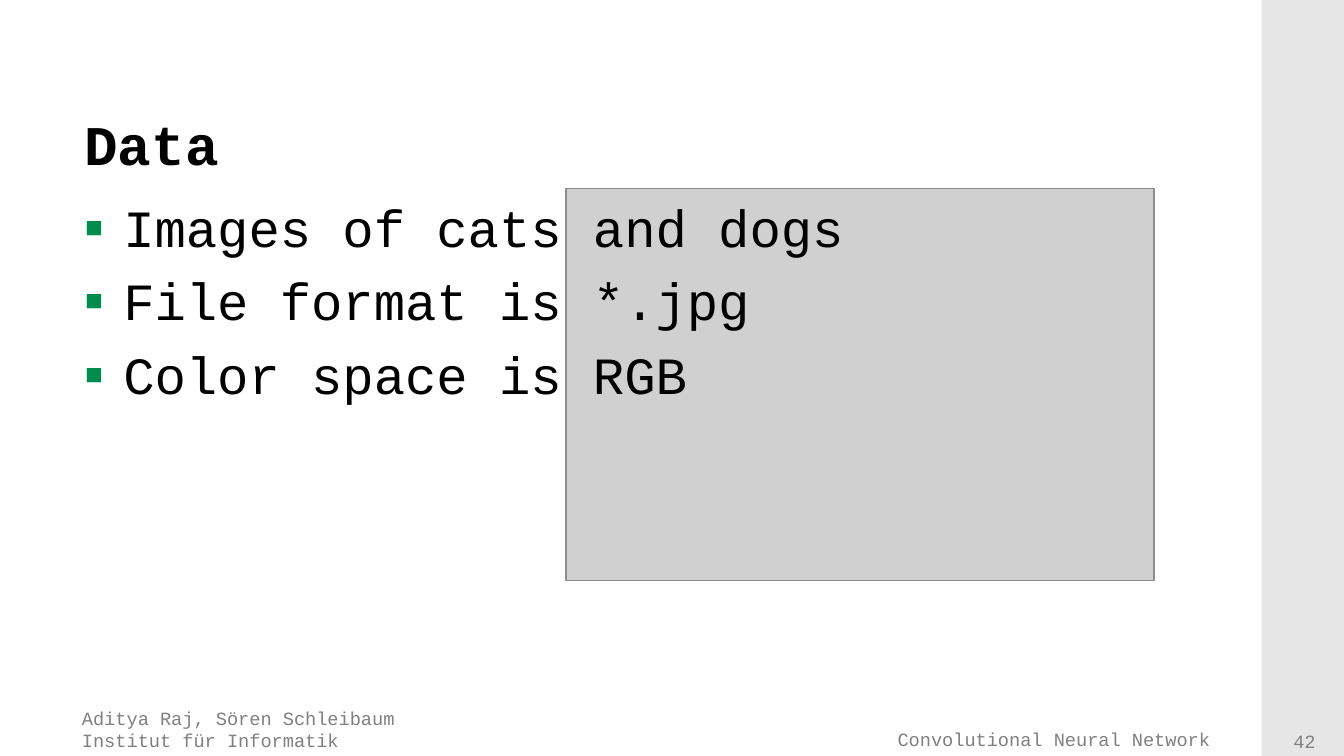
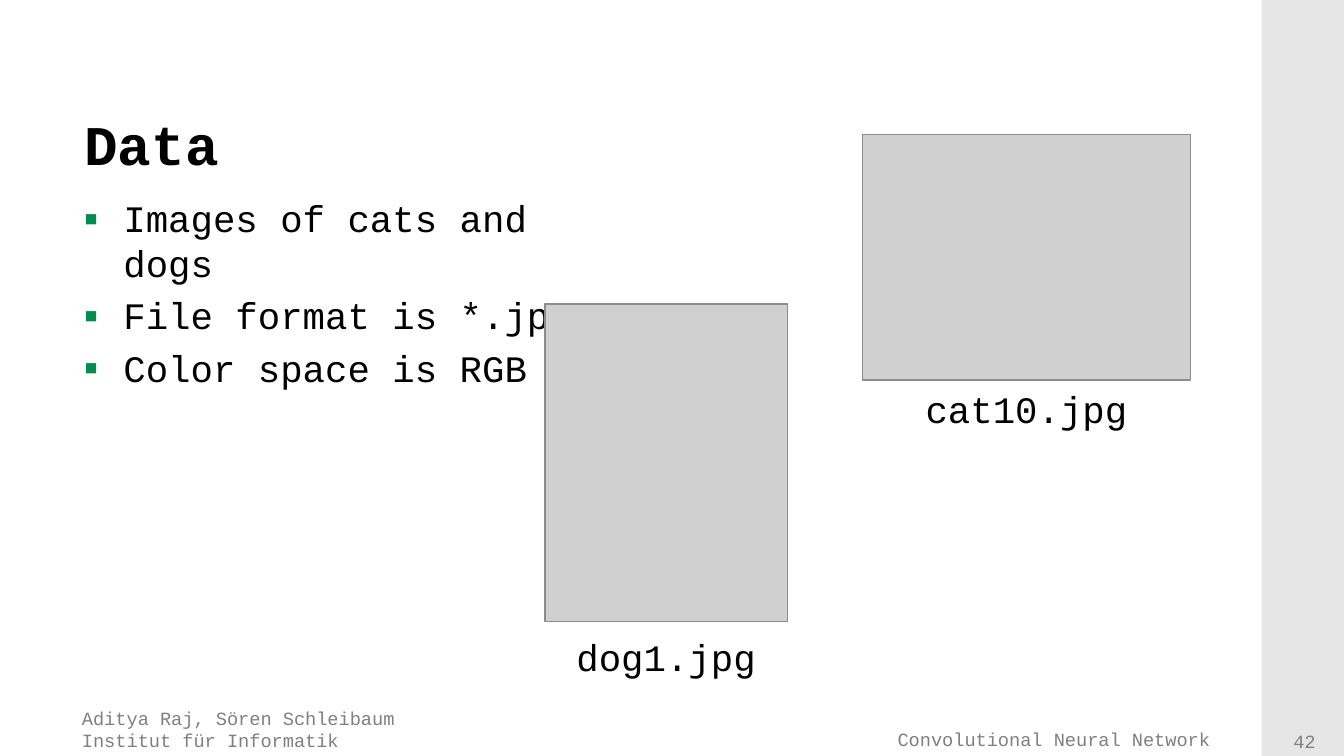
Before and after one commit to adityaraj52/ConvNet, a slide deck: slide 42 of Presentation/Final presentation/Presentation.pptx. Drawn at 1344x756 pixels with LibreOffice and Linux fonts; fonts in the diff are those of the drawing; grey boxes stand for pictures; background and template pictures are left out. Boxes give left, top, right and bottom in pixels: in the first picture for what was removed or moved away, otherwise in the second. Text is boxed around its words. In the diff, an @@ line names an element or a change of style, - is before the commit and + after.

```diff
--- a/Presentation/Final presentation/Presentation.pptx
+++ b/Presentation/Final presentation/Presentation.pptx
@@ picture added at (863,134,1191,380) @@
@@ text "Images of cats and dogs" at (123,206,572,390): size 28 to 20 pt; less space between paragraphs @@
@@ picture removed at (566,188,1154,581) @@
@@ picture added at (546,304,788,621) @@
@@ text added at (926,397,1128,431), 20 pt, text #000000 @@
+cat10.jpg
@@ text added at (576,644,755,679), 20 pt, text #000000 @@
+dog1.jpg
```
Also in this commit, not shown: 42 other slides changed, 5 slides added, 1 other file.
